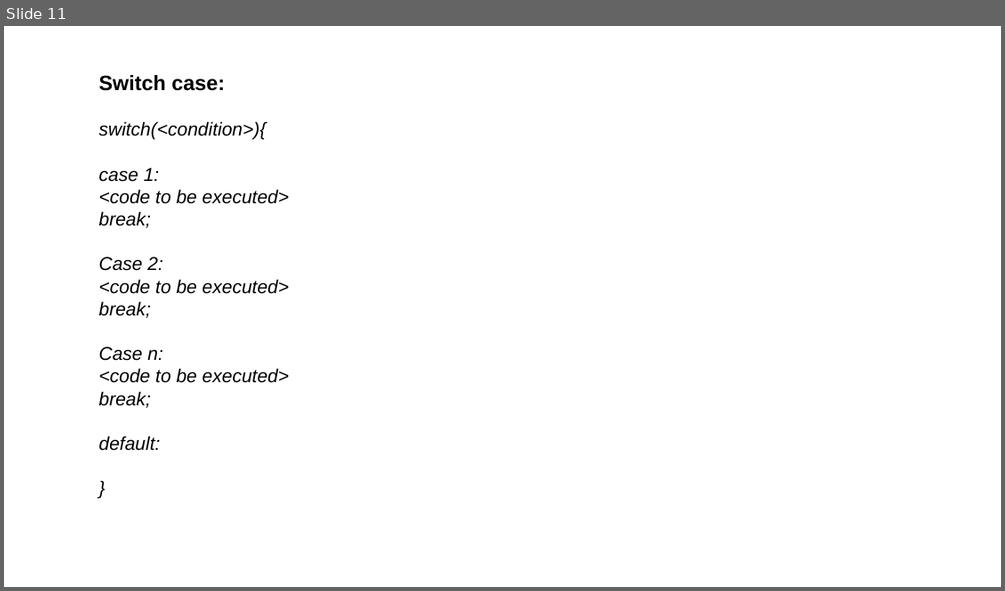
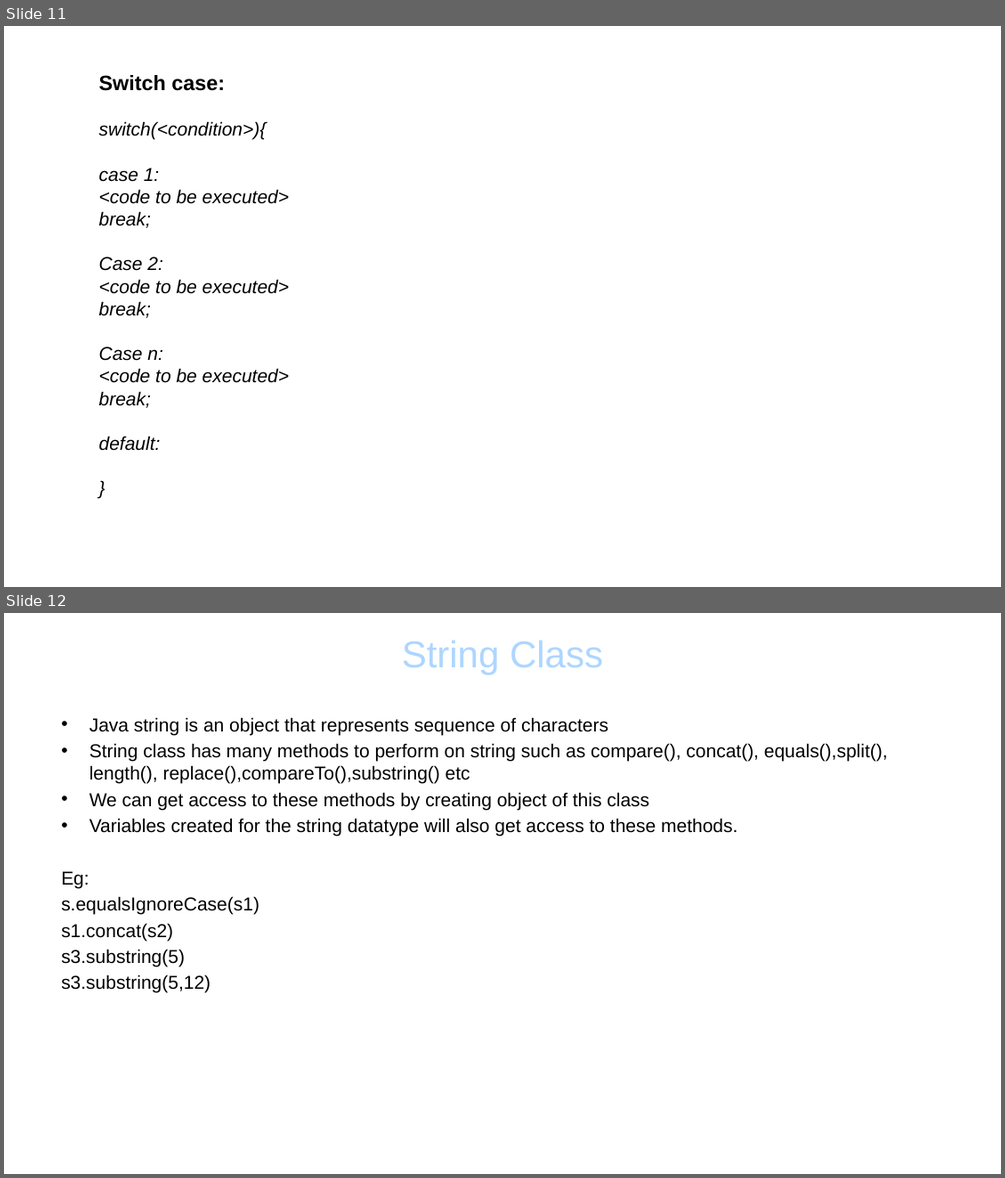
Before and after one commit to lanceqa81/Notes, a slide deck: Java_Basics.pptx. Shown one above the other, each under a label of ours: slide 11 before the commit, slides 11 and 12 after it. The pictures are 1005x591 and 1005x1178 pixels, drawn with LibreOffice and Linux fonts; fonts in the diff are those of the drawing; background and template pictures are left out. Boxes give left, top, right and bottom in pixels: in the first picture for what was removed or moved away, otherwise in the second. Text is boxed around its words. In the diff, an @@ line names an element or a change of style, - is before the commit and + after.

```diff
--- a/Java_Basics.pptx
+++ b/Java_Basics.pptx
@@ slide 12 added at [4,613,1001,1174], background picture (left out) @@
@@ title added at [402,641,603,674], 36 pt, text #ADD6FF @@
+String Class
@@ text added at [61,717,888,993], 18 pt, text #000000 @@
+• Java string is an object that represents sequence of characters
+• String class has many methods to perform on string such as compare(), concat(), equals(),split(), length(), replace(),compareTo(),substring() etc
+• We can get access to these methods by creating object of this class
+• Variables created for the string datatype will also get access to these methods.
+Eg:
+s.equalsIgnoreCase(s1)
+s1.concat(s2)
+s3.substring(5)
+s3.substring(5,12)
```
Also in this commit, not shown: 1 slide changed.
